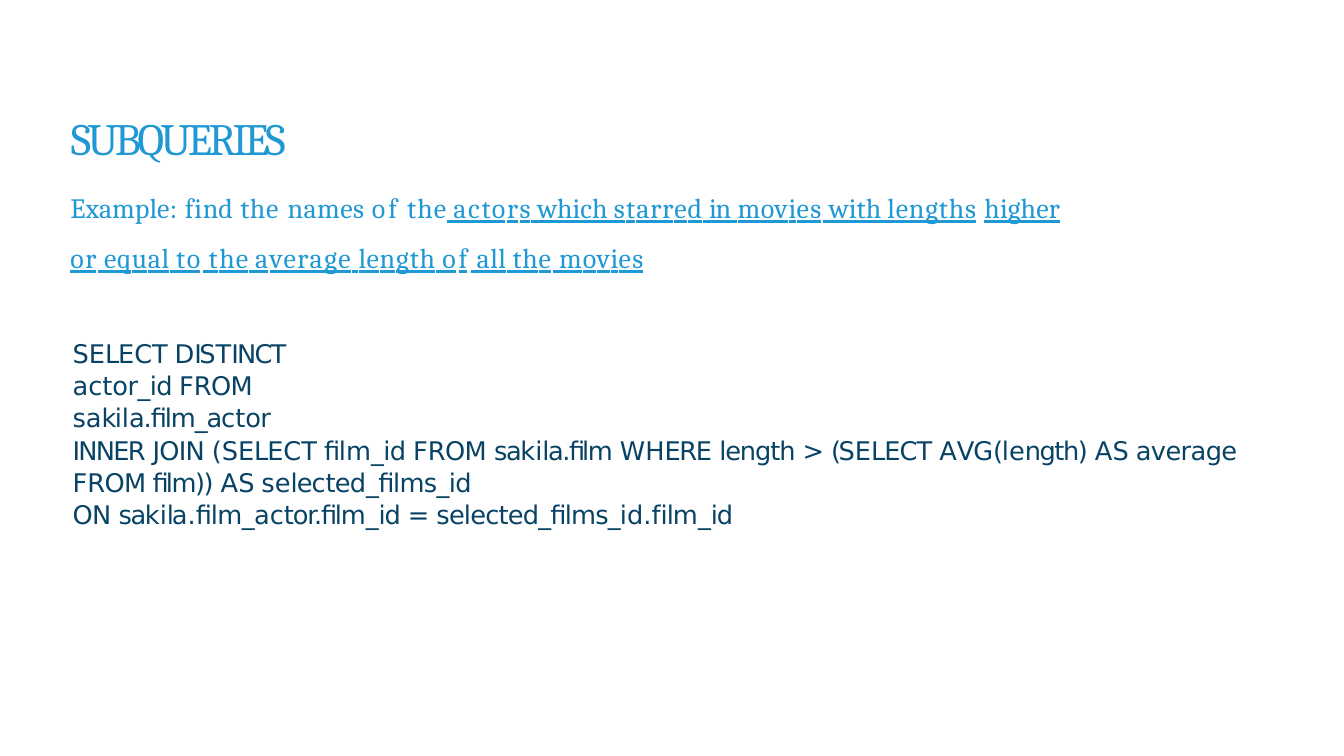
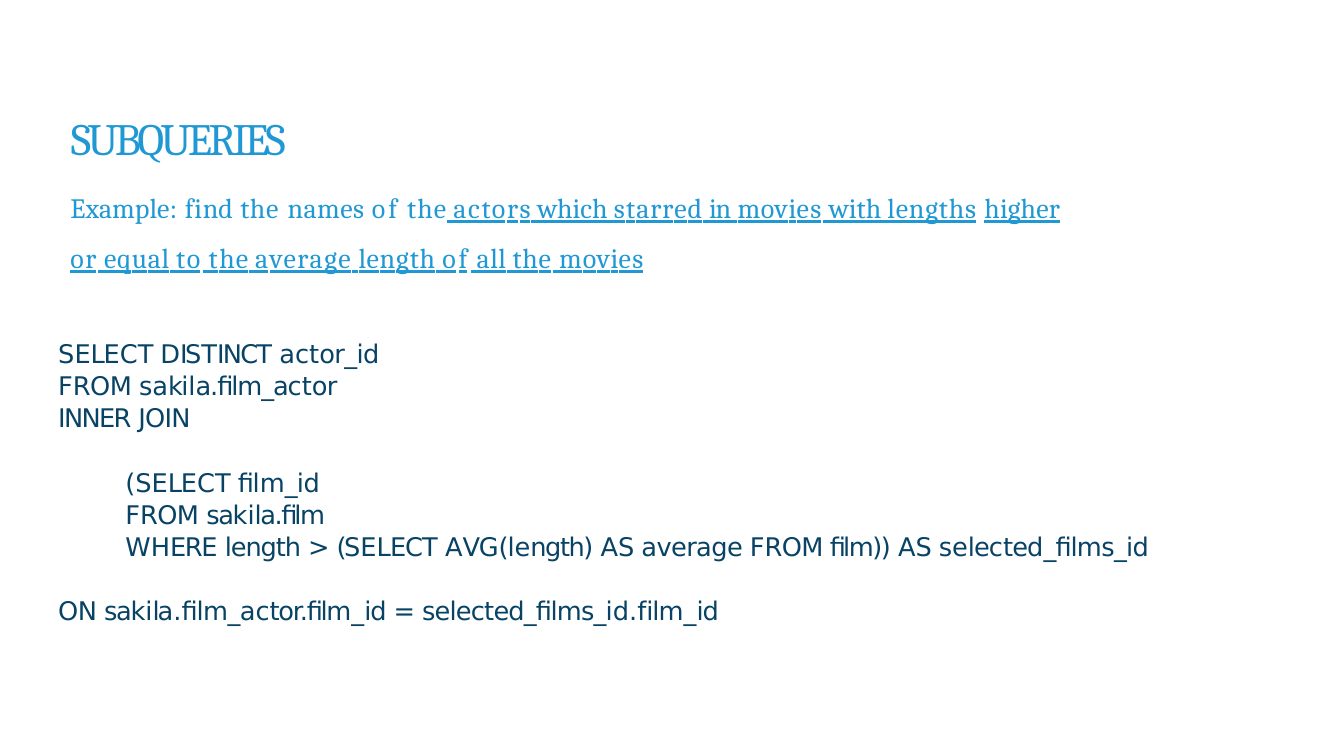
Before and after one commit to itua1293/w3-nbs, a slide deck: slide 49 of D1/W3 D1D2 SQL.pptx (slide 48 before the commit). Drawn at 1344x756 pixels with LibreOffice and Linux fonts; fonts in the diff are those of the drawing. Boxes give left, top, right and bottom in pixels: in the first picture for what was removed or moved away, otherwise in the second. Text is boxed around its words. In the diff, an @@ line names an element or a change of style, - is before the commit and + after.

```diff
--- a/D1/W3 D1D2 SQL.pptx
+++ b/D1/W3 D1D2 SQL.pptx
@@ text "SELECT DISTINCT actor_id FROM sakila.film_actor": place and size @@
-text "SELECT DISTINCT actor_id FROM sakila.film_actor" at [73, 344, 1237, 529]
+text "SELECT DISTINCT actor_id FROM sakila.film_actor" at [58, 343, 1149, 625]
@@ text at [58, 408, 1149, 561]: text changed @@
-INNER JOIN (SELECT film_id FROM sakila.film WHERE length > (SELECT AVG(length) AS average FROM film)) AS selected_films_id
+INNER JOIN
+(SELECT film_id
+FROM sakila.film
+WHERE length > (SELECT AVG(length) AS average FROM film)) AS selected_films_id
```
Also in this commit, not shown: 1 other slide changed, 3 slides added, 1 slide removed, 1 other file.
